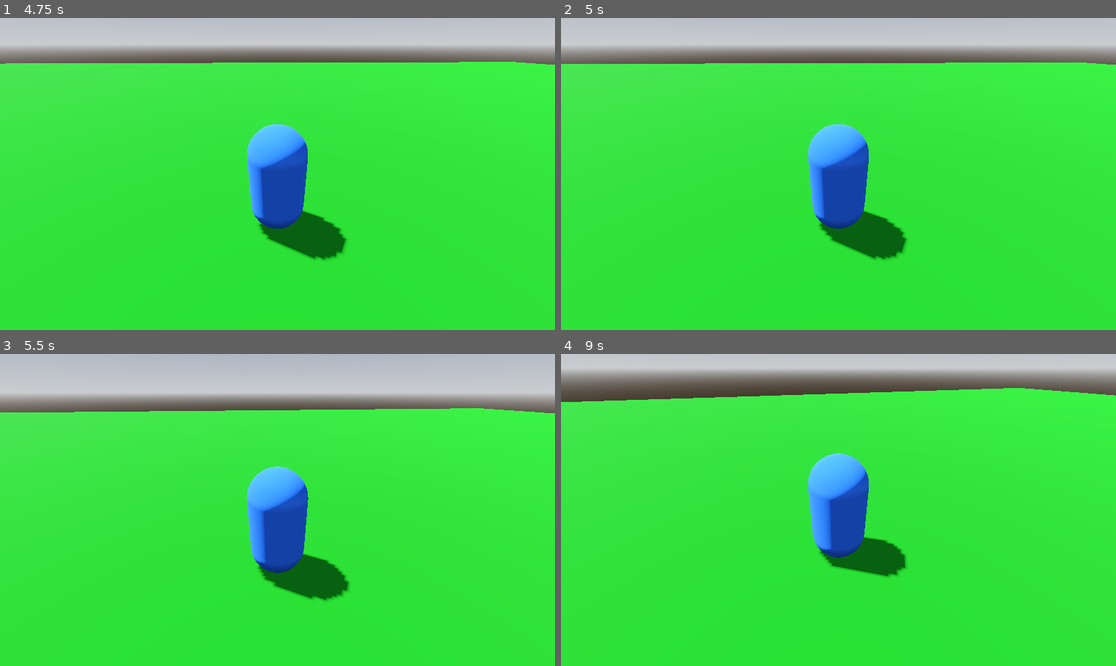
Above: before the commit, frames 1-4 (two rows, left to right).
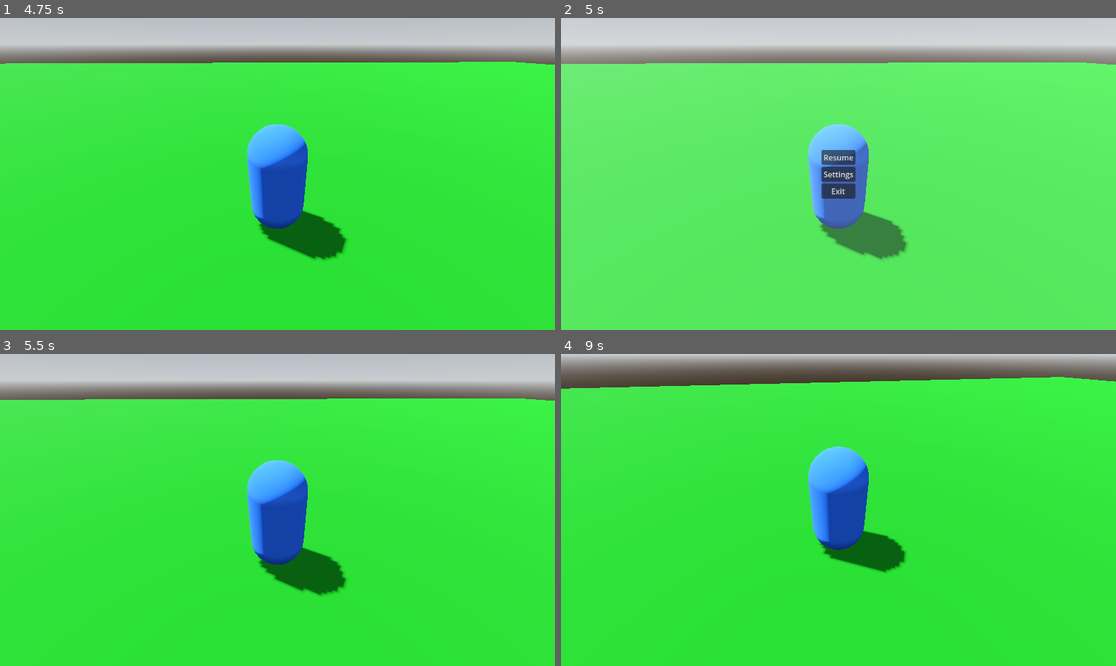
Above: after the commit, the same moments.

Repository: Raidiniom/EscapeFromIserlohn
Game: Godot game, scene res://scenes/ui/main_menu.tscn
The game is run twice, just before and just after one commit, with the same random seed, the same clock (stepped at 60 frames per second) and the same inputs.
Inputs (mouse positions are in pixels of both pictures, inside the frame that each line leads up to):
- Up to frame 1 (4.75 s): click "Play" at 0.5 s; tap Enter at 1.25 s; move the mouse to (271, 180) at 1.27 s; hold W (forward) 1.28-3.53 s; tap E (interact) every 0.75 s from 1.35 to 4.35 s; click (271, 180) at 1.42 s; tap Space (jump) at 1.52, 2.27, 3.77, 4.52 s; move the mouse to (316, 177) at 2.02 s; click (316, 177) at 2.17 s; move the mouse to (233, 170) at 2.77 s; click (233, 170) at 2.92 s; move the mouse to (283, 174) at 3.52 s; hold A (left) 3.53-4.28 s; click (283, 174) at 3.67 s; move the mouse to (255, 167) at 4.27 s; hold W (forward) from 4.28 s (still down); click (255, 167) at 4.42 s
- Up to frame 2 (5 s): keep holding W (forward); tap Escape (esc, bound only after the commit) at 4.9 s
- Up to frame 3 (5.5 s): release W (forward) at 5 s; click (277, 494) at 5 s, where only the run after the commit has a clickable "Resume"
- Up to frame 4 (9 s): tap Space (jump) at 5.75, 6.02, 7.52, 8.27 s; move the mouse to (866, 510) at 5.77 s; hold W (forward) 5.78-7.28 s; tap E (interact) every 0.75 s from 5.85 to 8.85 s; click (866, 510) at 5.92 s; move the mouse to (810, 510) at 6.52 s; click (810, 510) at 6.67 s; move the mouse to (849, 503) at 7.27 s; hold D (right) 7.28-8.03 s; click (849, 503) at 7.42 s; move the mouse to (832, 516) at 8.02 s; hold W (forward) from 8.03 s (still down); click (832, 516) at 8.17 s; move the mouse to (877, 513) at 8.77 s; click (877, 513) at 8.92 s

Frame 1 is identical in both runs. In frame 2, 89% of the frame differs, in the area x 0-100%, y 10-100%; in frame 3, 10%; in frame 4, 13%.

Commit message:
Overlay Menu Works properly now, but the Main Menu Settings button needs another Setting UI

Diff:
--- a/escape-from-iserlohn/project.godot
+++ b/escape-from-iserlohn/project.godot
@@ -18,6 +18,7 @@
 [autoload]
 
 SettingsManager="*uid://bmpw7bhv0q28k"
+PauseManager="*uid://dpj7td68y4k24"
 
 [global_group]
 
@@ -56,7 +57,7 @@
 "events": [Object(InputEventKey,"resource_local_to_scene":false,"resource_name":"","device":-1,"window_id":0,"alt_press …(192 unchanged characters)…
 ]
 }
-menu={
+esc={
 "deadzone": 0.2,
 "events": [Object(InputEventKey,"resource_local_to_scene":false,"resource_name":"","device":-1,"window_id":0,"alt_press …(195 unchanged characters)…
 ]
--- a/escape-from-iserlohn/scenes/game_world.tscn
+++ b/escape-from-iserlohn/scenes/game_world.tscn
@@ -4,6 +4,8 @@
 [ext_resource type="PackedScene" uid="uid://b3kuvv7ydew7k" path="res://modules/ramp_terrain.tscn" id="2_ywgp6"]
 [ext_resource type="PackedScene" uid="uid://xi1jo71gbwii" path="res://modules/box_terrain.tscn" id="3_0vfqx"]
 [ext_resource type="PackedScene" uid="uid://bicc2wa2eqppk" path="res://scenes/entities/player/player.tscn" id="4_0vfqx"]
+[ext_resource type="PackedScene" uid="uid://v2liuq4bsx7t" path="res://scenes/ui/overlay_menu.tscn" id="5_wbbl4"]
+[ext_resource type="PackedScene" uid="uid://bbkyb4dhdfacd" path="res://scenes/ui/settings.tscn" id="6_6c6v5"]
 
 [sub_resource type="ProceduralSkyMaterial" id="ProceduralSkyMaterial_e0x2k"]
 sky_horizon_color = Color(0.66224277, 0.6717428, 0.6867428, 1)
@@ -35,5 +37,12 @@
 [node name="box_terrain" parent="." unique_id=16083722 instance=ExtResource("3_0vfqx")]
 transform = Transform3D(1, 0, 0, 0, 1, 0, 0, 0, 1, 0.13981104, 0, 2.245009)
 
-[node name="Node3D" parent="." unique_id=2091103986 instance=ExtResource("4_0vfqx")]
+[node name="Player" parent="." unique_id=2091103986 instance=ExtResource("4_0vfqx")]
 transform = Transform3D(-0.12282197, 0, -0.9924288, 0, 1, 0, 0.9924288, 0, -0.12282197, -4, 1, 2)
+
+[node name="UI" type="CanvasLayer" parent="." unique_id=1855844815]
+
+[node name="OverlayMenu" parent="UI" unique_id=1230831713 instance=ExtResource("5_wbbl4")]
+
+[node name="Settings" parent="UI" unique_id=618800622 instance=ExtResource("6_6c6v5")]
+process_mode = 3
--- a/escape-from-iserlohn/scenes/ui/main_menu.tscn
+++ b/escape-from-iserlohn/scenes/ui/main_menu.tscn
@@ -1,13 +1,13 @@
 [gd_scene format=3 uid="uid://cpff52w6lwabv"]
 
-[ext_resource type="Script" uid="uid://bsixthyteat3p" path="res://scripts/main_menu.gd" id="1_sl1te"]
+[ext_resource type="Script" uid="uid://bsixthyteat3p" path="res://scripts/ui/main_menu.gd" id="1_sl1te"]
 
 [sub_resource type="LabelSettings" id="LabelSettings_sl1te"]
 font_size = 30
 outline_size = 6
 outline_color = Color(0.18431373, 0.2784314, 0.21176471, 1)
 
-[node name="Control2" type="Control" unique_id=171636684]
+[node name="MainMenu" type="Control" unique_id=171636684]
 layout_mode = 3
 anchors_preset = 15
 anchor_right = 1.0
--- /dev/null
+++ b/escape-from-iserlohn/scenes/ui/overlay_menu.tscn
@@ -0,0 +1,53 @@
+[gd_scene format=3 uid="uid://v2liuq4bsx7t"]
+
+[ext_resource type="Script" uid="uid://dyd5m1nitg1lm" path="res://scripts/ui/overlay_menu.gd" id="1_my4ng"]
+
+[node name="OverlayMenu" type="Control" unique_id=1230831713]
+process_mode = 3
+layout_mode = 3
+anchors_preset = 15
+anchor_right = 1.0
+anchor_bottom = 1.0
+grow_horizontal = 2
+grow_vertical = 2
+script = ExtResource("1_my4ng")
+
+[node name="ColorRect" type="ColorRect" parent="." unique_id=1333661629]
+layout_mode = 1
+anchors_preset = 15
+anchor_right = 1.0
+anchor_bottom = 1.0
+grow_horizontal = 2
+grow_vertical = 2
+color = Color(1, 1, 1, 0.19607843)
+
+[node name="VBoxContainer" type="VBoxContainer" parent="ColorRect" unique_id=2009112470]
+layout_mode = 1
+anchors_preset = 8
+anchor_left = 0.5
+anchor_top = 0.5
+anchor_right = 0.5
+anchor_bottom = 0.5
+offset_left = -4.0
+offset_top = -16.0
+offset_right = 4.0
+offset_bottom = 16.0
+grow_horizontal = 2
+grow_vertical = 2
+
+[node name="Resume" type="Button" parent="ColorRect/VBoxContainer" unique_id=1228727323]
+layout_mode = 2
+text = "Resume"
+
+[node name="Settings" type="Button" parent="ColorRect/VBoxContainer" unique_id=661723410]
+layout_mode = 2
+text = "Settings"
+
+[node name="Exit" type="Button" parent="ColorRect/VBoxContainer" unique_id=1847343092]
+layout_mode = 2
+text = "Exit
+"
+
+[connection signal="pressed" from="ColorRect/VBoxContainer/Resume" to="." method="_on_resume_pressed"]
+[connection signal="pressed" from="ColorRect/VBoxContainer/Settings" to="." method="_on_settings_pressed"]
+[connection signal="pressed" from="ColorRect/VBoxContainer/Exit" to="." method="_on_exit_pressed"]
--- a/escape-from-iserlohn/scenes/ui/settings.tscn
+++ b/escape-from-iserlohn/scenes/ui/settings.tscn
@@ -1,8 +1,8 @@
 [gd_scene format=3 uid="uid://bbkyb4dhdfacd"]
 
-[ext_resource type="Script" uid="uid://bojme8cugmal6" path="res://scripts/settings.gd" id="1_5p8wc"]
+[ext_resource type="Script" uid="uid://bojme8cugmal6" path="res://scripts/ui/settings.gd" id="1_5p8wc"]
 
-[node name="Control" type="Control" unique_id=618800622]
+[node name="Settings" type="Control" unique_id=618800622]
 layout_mode = 3
 anchors_preset = 15
 anchor_right = 1.0
--- /dev/null
+++ b/escape-from-iserlohn/scripts/autoload/pause_manager.gd
@@ -0,0 +1,69 @@
+extends Node
+
+var is_paused := false
+var pause_menu: Control
+var settings_menu: Control
+
+func _ready():
+	# Make sure input is captured globally
+	set_process_input(true)
+
+func _input(event):
+	if event.is_action_pressed("esc"):
+		toggle_pause()
+
+func toggle_pause():
+	is_paused = !is_paused
+
+	get_tree().paused = is_paused
+
+	if is_paused:
+		show_paused()
+	else:
+		hide_all()
+
+func show_paused():
+	if pause_menu:
+		pause_menu.show()
+
+	if  settings_menu:
+		settings_menu.hide()
+
+	Input.set_mouse_mode(Input.MOUSE_MODE_VISIBLE)
+
+func open_settings():
+	if pause_menu:
+		pause_menu.hide()
+
+	if  settings_menu:
+		settings_menu.show()
+
+func resume():
+	is_paused = false
+	get_tree().paused = false
+	hide_all()
+	Input.set_mouse_mode(Input.MOUSE_MODE_CAPTURED)
+
+func back_to_pause():
+	if settings_menu:
+		settings_menu.hide()
+	if pause_menu:
+		pause_menu.show()
+
+func go_to_menu(scene_path: String):
+	is_paused = false
+	get_tree().paused = false
+
+	hide_all()
+
+	Input.set_mouse_mode(Input.MOUSE_MODE_VISIBLE)
+
+	await get_tree().process_frame
+
+	get_tree().change_scene_to_file(scene_path)
+
+func hide_all():
+	if pause_menu:
+		pause_menu.hide()
+	if settings_menu:
+		settings_menu.hide()
--- a/escape-from-iserlohn/scripts/main_menu.gd
+++ b/escape-from-iserlohn/scripts/ui/main_menu.gd
@@ -1,23 +1,18 @@
 extends Control
-
 
 # Called when the node enters the scene tree for the first time.
 func _ready() -> void:
 	pass # Replace with function body.
 
-
 # Called every frame. 'delta' is the elapsed time since the previous frame.
 func _process(delta: float) -> void:
 	pass
 
-
 func _on_play_pressed() -> void:
 	get_tree().change_scene_to_file("res://scenes/game_world.tscn")
-
 
 func _on_settings_pressed() -> void:
 	get_tree().change_scene_to_file("res://scenes/ui/settings.tscn")
 
-
 func _on_quit_pressed() -> void:
 	get_tree().quit()
--- /dev/null
+++ b/escape-from-iserlohn/scripts/ui/overlay_menu.gd
@@ -0,0 +1,22 @@
+extends Control
+
+
+# Called when the node enters the scene tree for the first time.
+func _ready() -> void:
+	PauseManager.pause_menu = self
+	hide()
+
+# Called every frame. 'delta' is the elapsed time since the previous frame.
+func _process(delta: float) -> void:
+	pass
+
+func _on_resume_pressed() -> void:
+	PauseManager.resume()
+
+func _on_settings_pressed() -> void:
+	PauseManager.open_settings()
+	print("Open settings menu")
+
+func _on_exit_pressed() -> void:
+	print("EXIT PRESSED")
+	PauseManager.go_to_menu("res://scenes/ui/main_menu.tscn")
--- a/escape-from-iserlohn/scripts/settings.gd
+++ b/escape-from-iserlohn/scripts/ui/settings.gd
@@ -20,7 +20,8 @@
 var waiting_for_action: String = ""
 
 func _ready():
-
+	PauseManager.settings_menu = self
+	hide()
 	# Map buttons to their actions
 	button_action_map = {
 		forward_button: "forward",
@@ -135,8 +136,8 @@
 	print("Settings reset to defaults!")
 
 func _on_back_pressed() -> void:
-	# Cancel any pending keybind input
+	# Cancel keybind input
 	if waiting_for_action != "":
 		cancel_keybind_input()
 
-	get_tree().change_scene_to_file("res://scenes/ui/main_menu.tscn")
+	PauseManager.back_to_pause()
Not shown, added: escape-from-iserlohn/export_presets.cfg
Not shown, added: escape-from-iserlohn/scripts/autoload/pause_manager.gd.uid
Renamed: escape-from-iserlohn/scripts/main_menu.gd.uid -> escape-from-iserlohn/scripts/ui/main_menu.gd.uid
Not shown, added: escape-from-iserlohn/scripts/ui/overlay_menu.gd.uid
Renamed: escape-from-iserlohn/scripts/settings.gd.uid -> escape-from-iserlohn/scripts/ui/settings.gd.uid
